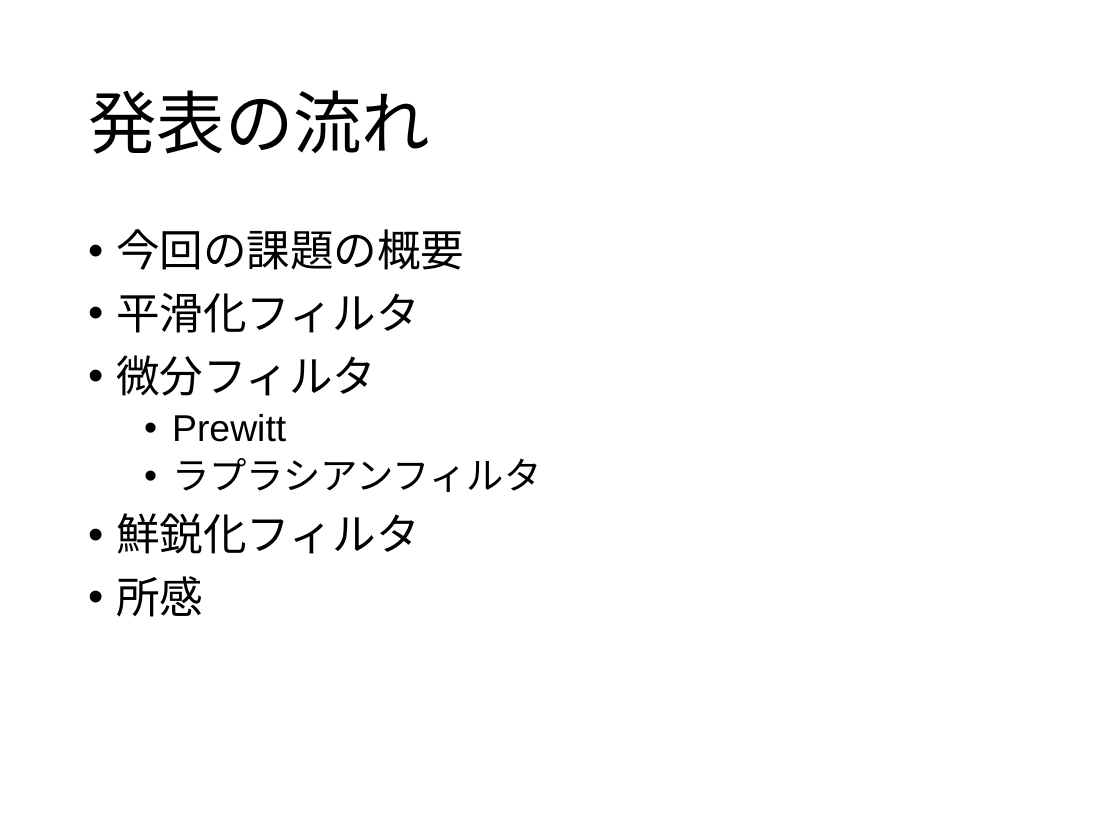
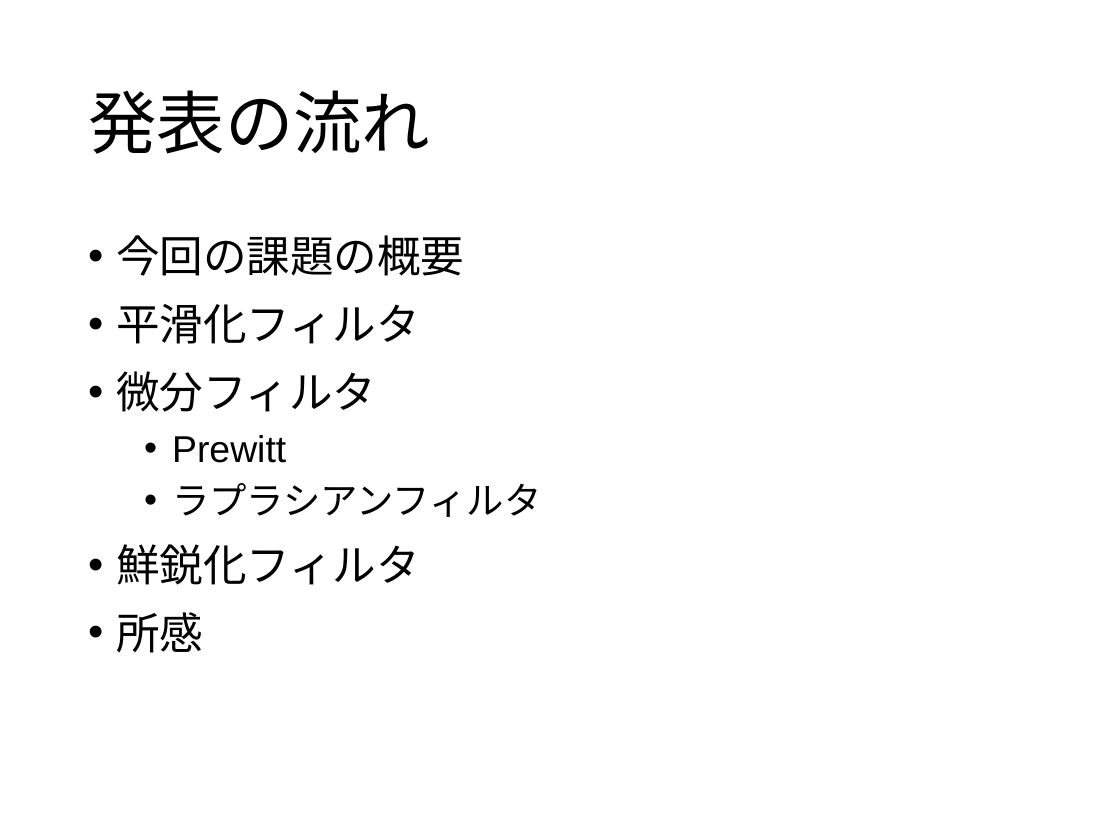
Before and after one commit to tamu0106/IN4_exp, a slide deck: slide 2 of exp_c/slide/exp_C.pptx. Drawn at 1120x840 pixels with LibreOffice and Linux fonts; fonts in the diff are those of the drawing. Boxes give left, top, right and bottom in pixels: in the first picture for what was removed or moved away, otherwise in the second. Text is boxed around its words. In the diff, an @@ line names an element or a change of style, - is before the commit and + after.

Commit message:
フォントとか画像位置とか所感とか

```diff
--- a/exp_c/slide/exp_C.pptx
+++ b/exp_c/slide/exp_C.pptx
@@ text "今回の課題の概要" at (x1=116, y1=235, x2=541, y2=653): line spacing 0.9 to 1 @@
```
Also in this commit, not shown: 20 other slides changed.
